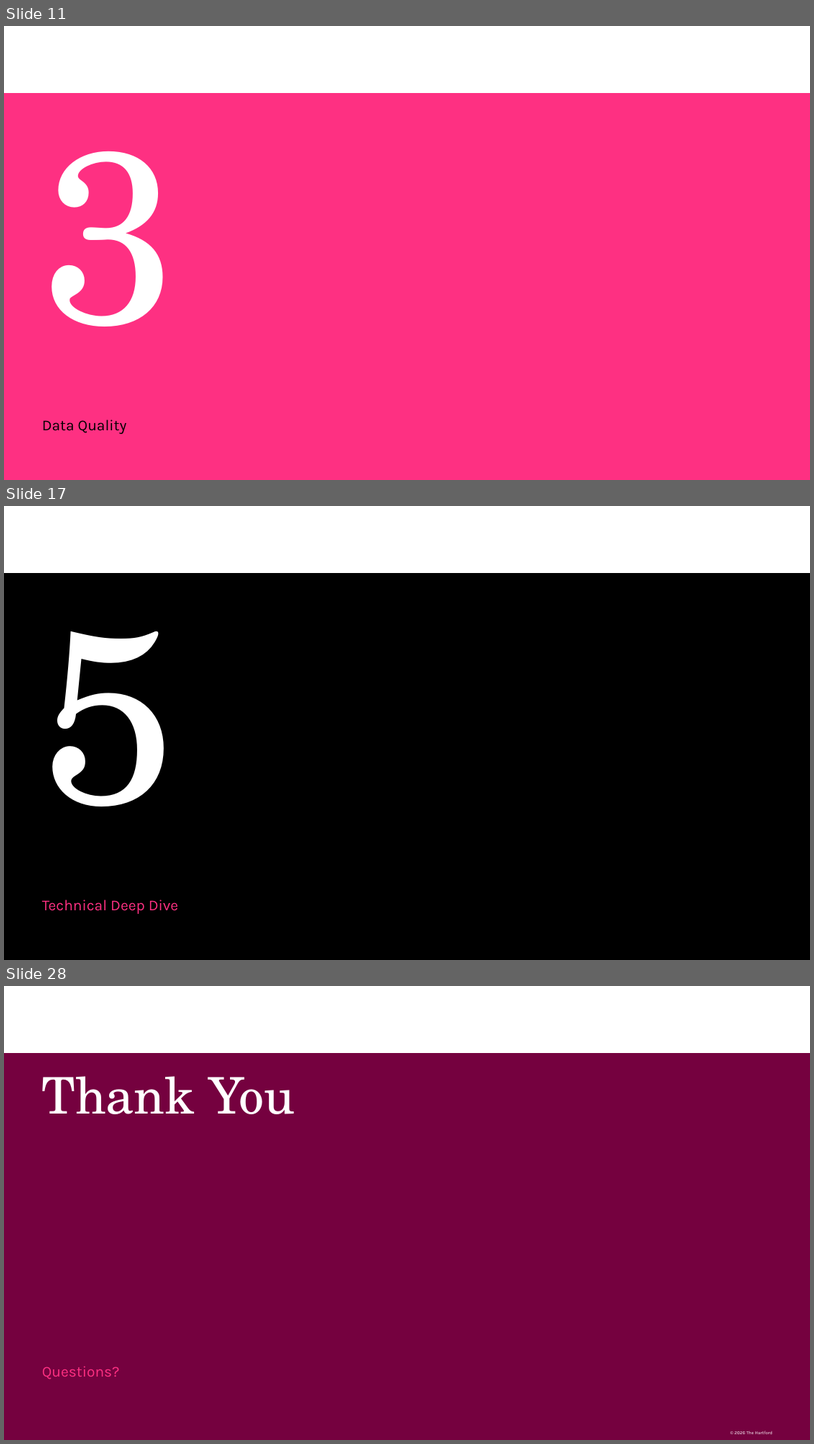
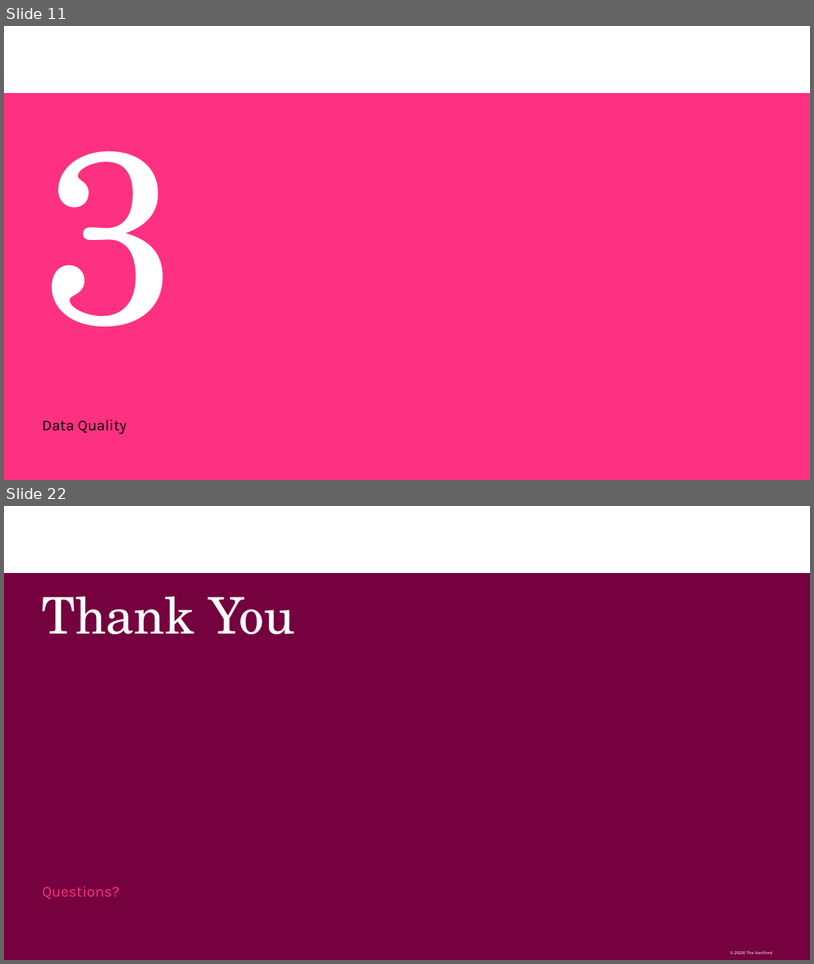
Before and after one commit to orlandojmarin/nyc-taxi-capstone, a slide deck: docs/TEST_Capstone_Presentation.pptx. Shown one above the other, each under a label of ours: slides 11, 17 and 28 before the commit, slides 11 and 22 after it; the slides between them are not shown. The pictures are 814x1444 and 814x964 pixels, drawn with LibreOffice and Linux fonts; fonts in the diff are those of the drawing; background and template pictures are left out. Boxes give left, top, right and bottom in pixels: in the first picture for what was removed or moved away, otherwise in the second. Text is boxed around its words. In the diff, an @@ line names an element or a change of style, - is before the commit and + after.

```diff
--- a/docs/TEST_Capstone_Presentation.pptx
+++ b/docs/TEST_Capstone_Presentation.pptx
@@ slide 17 removed at (x1=4, y1=506, x2=810, y2=960), background #FFFFFF @@
@@ title removed at (x1=41, y1=561, x2=177, y2=806) @@
-5
@@ rectangle removed at (x1=4, y1=573, x2=810, y2=960) @@
@@ subtitle removed at (x1=42, y1=899, x2=178, y2=914) @@
-Technical Deep Dive
@@ what was slide 28 is now slide 22 @@
```
Also in this commit, not shown: 13 slides changed, 6 slides added, 18 other slides removed, 2 other files.
